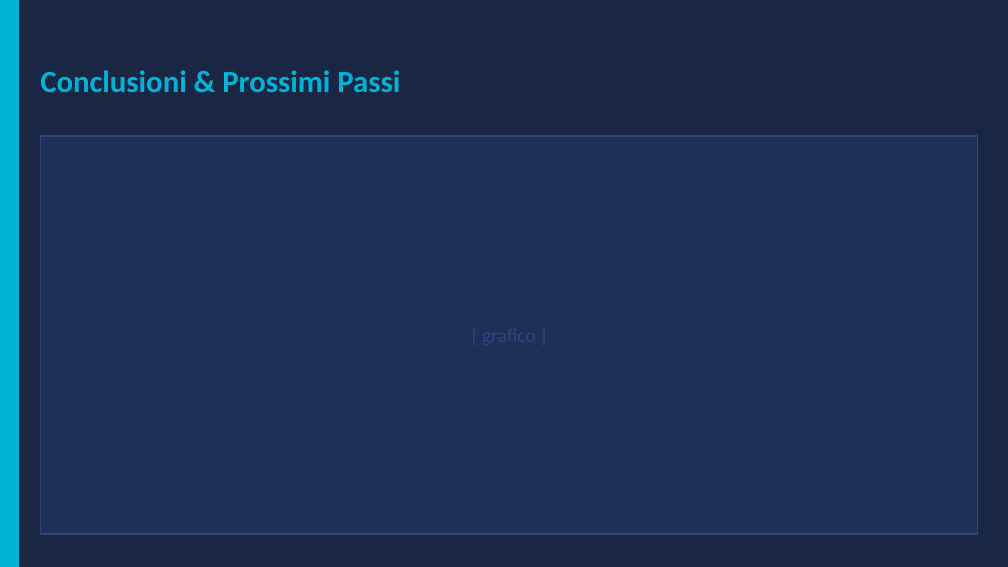
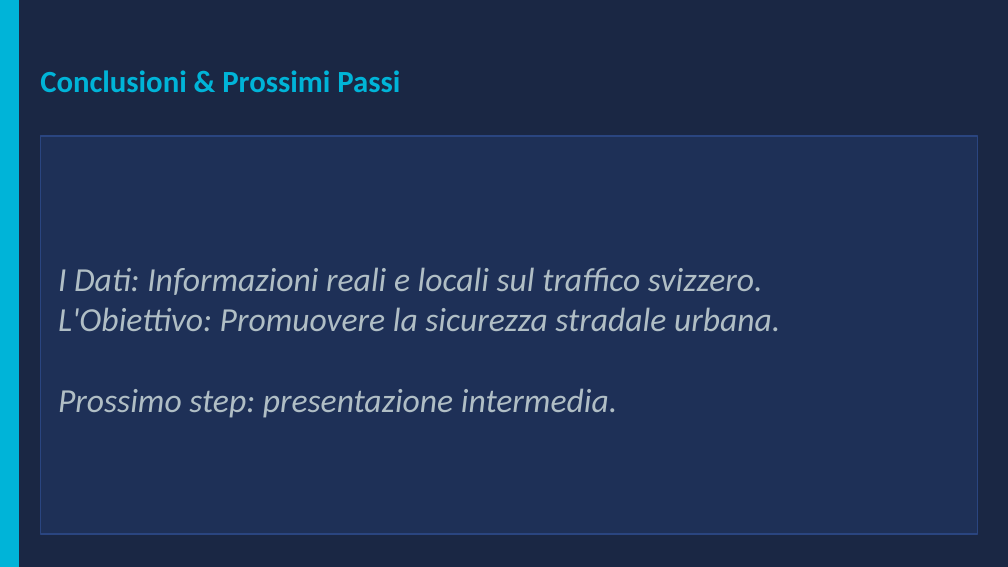
Before and after one commit to pezzandre/dataScience2, a slide deck: slide 7 of speed_monitoring.pptx (slide 9 before the commit). Drawn at 1008x567 pixels with LibreOffice and Linux fonts; fonts in the diff are those of the drawing. Boxes give left, top, right and bottom in pixels: in the first picture for what was removed or moved away, otherwise in the second. Text is boxed around its words. In the diff, an @@ line names an element or a change of style, - is before the commit and + after.

```diff
--- a/speed_monitoring.pptx
+++ b/speed_monitoring.pptx
@@ text added at (58, 267, 780, 418), 24 pt, text #B0BEC5, italic @@
+I Dati: Informazioni reali e locali sul traffico svizzero.
+L'Obiettivo: Promuovere la sicurezza stradale urbana.
+Prossimo step: presentazione intermedia.
```
Also in this commit, not shown: 6 other slides changed, 2 slides removed, 1 other file.
